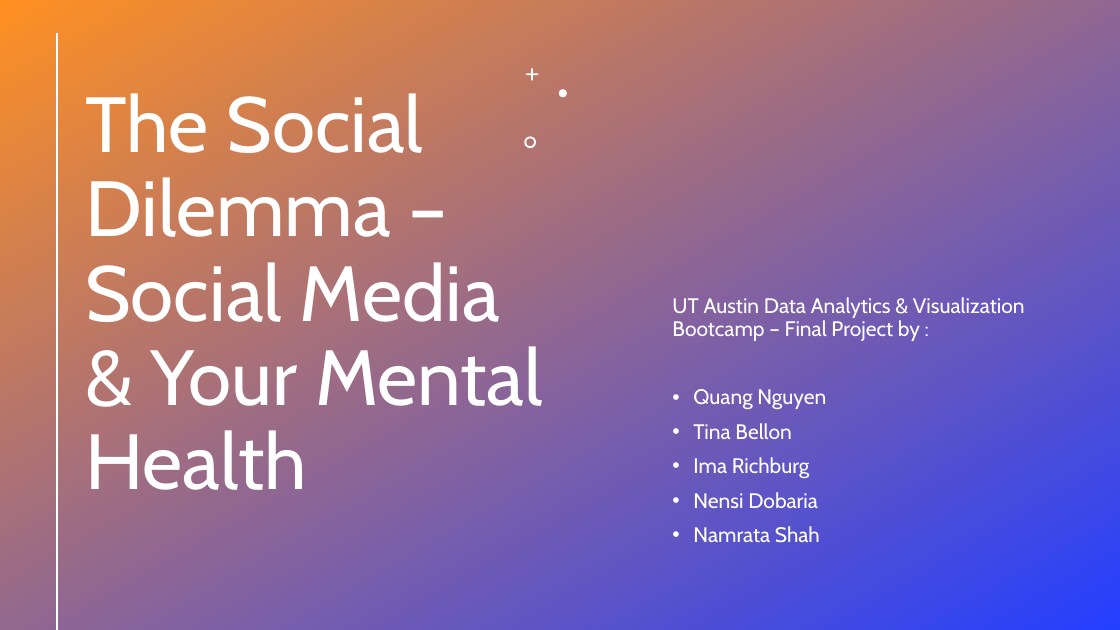
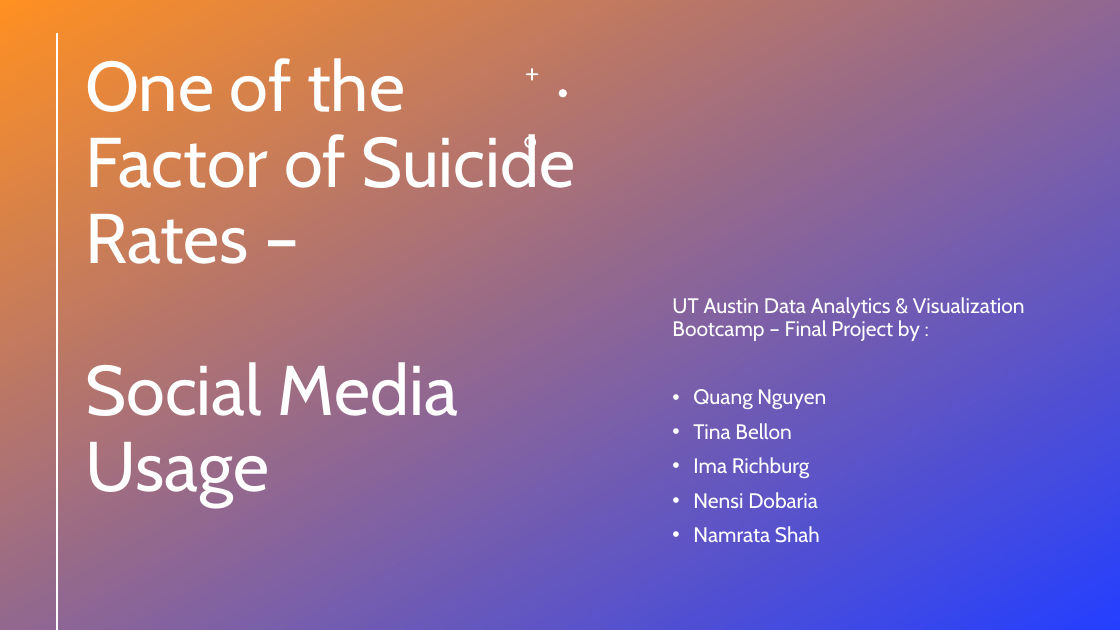
Before and after one commit to NensiH/Social_media_impact, a slide deck: slide 1 of Presentation/socialmedia_impact_ppt.pptx. Drawn at 1120x630 pixels with LibreOffice and Linux fonts; fonts in the diff are those of the drawing; background and template pictures are left out; a plain dark background stands for a picture behind light text. Boxes give left, top, right and bottom in pixels: in the first picture for what was removed or moved away, otherwise in the second. Text is boxed around its words. In the diff, an @@ line names an element or a change of style, - is before the commit and + after.

Commit message:
Title and overview changes

```diff
--- a/Presentation/socialmedia_impact_ppt.pptx
+++ b/Presentation/socialmedia_impact_ppt.pptx
@@ title at (85,58,575,507): text changed; size 67 to 60.3 pt @@
-The Social Dilemma – Social Media & Your Mental Health
+One of the Factor of Suicide Rates –
+Social Media Usage
```
Also in this commit, not shown: 1 other slide changed.
